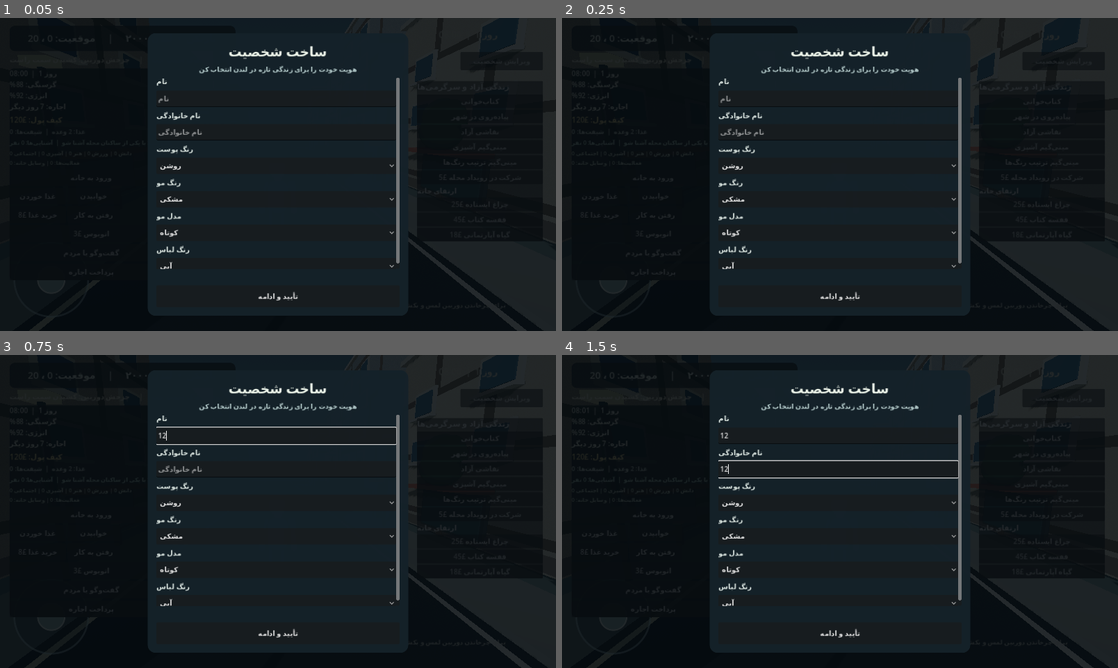
Above: before the commit, frames 1-4 (two rows, left to right).
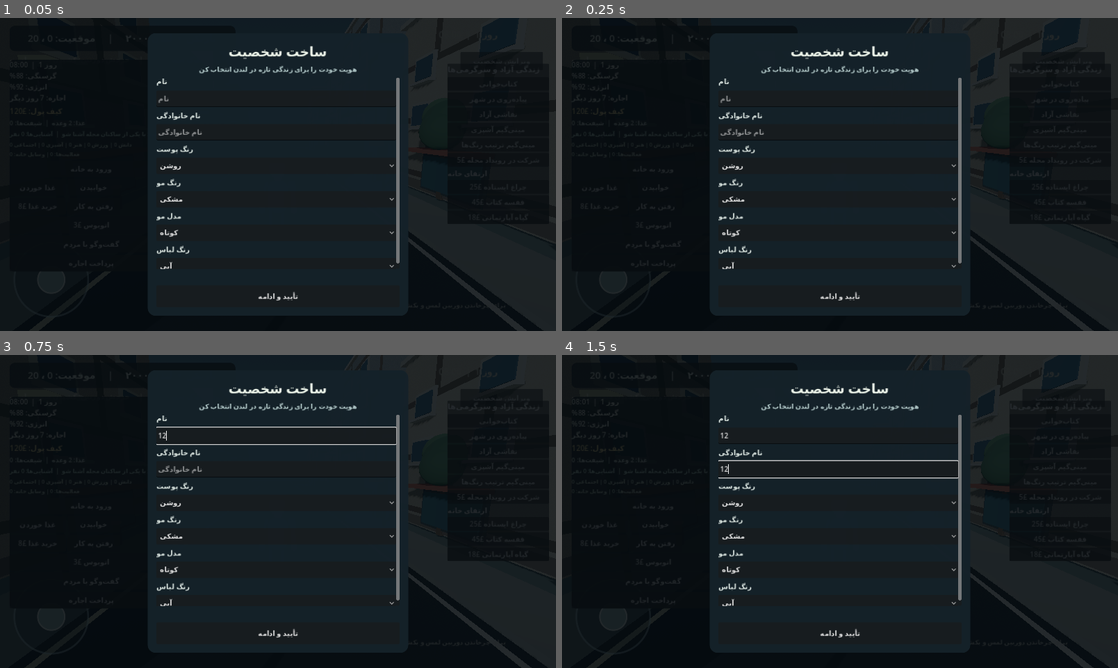
Above: after the commit, the same moments.

Repository: matin8888rb-lab/MY-TOMORROW1
Game: Godot game, scene res://scenes/main.tscn
Two runs of this game, one before a commit and one after it. Both use one fixed random seed, a clock stepped at 60 frames per second and the inputs below.
Inputs (mouse positions are in pixels of both pictures, inside the frame that each line leads up to):
- Up to frame 1 (0.05 s): no input
- Up to frame 2 (0.25 s): no input
- Up to frame 3 (0.75 s): click (278, 436) at 0.52 s; type "12" at 0.6 s
- Up to frame 4 (1.5 s): click (840, 470) at 0.75 s; type "12" at 0.83 s; click "ویرایش شخصیت" at 1.25 s

The runs differ from the first frame. In frame 1, less than 0.1% of the frame differs, in the area x 2-91%, y 16-84%; in frame 2, less than 0.1%; in frame 3, less than 0.1%; in frame 4, less than 0.1%.

Commit message:
Reposition mobile HUD panels to avoid joystick overlap and adapt to screen edges

Diff:
--- a/scripts/life_hud.gd
+++ b/scripts/life_hud.gd
@@ -41,8 +41,8 @@
 
 func _build_ui() -> void:
 	var panel := PanelContainer.new()
-	panel.position = Vector2(22.0, 116.0)
-	panel.custom_minimum_size = Vector2(300.0, 132.0)
+	panel.position = Vector2(22.0, 96.0)
+	panel.custom_minimum_size = Vector2(260.0, 118.0)
 	var style := StyleBoxFlat.new()
 	style.bg_color = Color(0.035, 0.075, 0.09, 0.86)
 	style.set_corner_radius_all(10)
@@ -123,7 +123,11 @@
 	column.add_child(rent_button)
 
 	dialogue_panel = PanelContainer.new()
-	dialogue_panel.position = Vector2(360.0, 350.0)
+	dialogue_panel.set_anchors_preset(Control.PRESET_CENTER)
+	dialogue_panel.offset_left = -260.0
+	dialogue_panel.offset_top = -120.0
+	dialogue_panel.offset_right = 260.0
+	dialogue_panel.offset_bottom = 120.0
 	dialogue_panel.custom_minimum_size = Vector2(560.0, 240.0)
 	dialogue_panel.visible = false
 	add_child(dialogue_panel)
@@ -145,8 +149,12 @@
 
 
 	var activity_panel := PanelContainer.new()
-	activity_panel.position = Vector2(960.0, 145.0)
-	activity_panel.custom_minimum_size = Vector2(290.0, 360.0)
+	activity_panel.set_anchors_preset(Control.PRESET_TOP_RIGHT)
+	activity_panel.offset_left = -250.0
+	activity_panel.offset_top = 105.0
+	activity_panel.offset_right = -16.0
+	activity_panel.offset_bottom = 465.0
+	activity_panel.custom_minimum_size = Vector2(234.0, 340.0)
 	var activity_column := VBoxContainer.new()
 	activity_panel.add_child(activity_column)
 	var activity_title := Label.new()
@@ -177,7 +185,11 @@
 	add_child(activity_panel)
 
 	minigame_panel = PanelContainer.new()
-	minigame_panel.position = Vector2(420.0, 170.0)
+	minigame_panel.set_anchors_preset(Control.PRESET_CENTER)
+	minigame_panel.offset_left = -210.0
+	minigame_panel.offset_top = -130.0
+	minigame_panel.offset_right = 210.0
+	minigame_panel.offset_bottom = 130.0
 	minigame_panel.custom_minimum_size = Vector2(420.0, 260.0)
 	minigame_panel.visible = false
 	add_child(minigame_panel)
@@ -207,7 +219,11 @@
 	mini_column.add_child(close_mini)
 
 	message_label = Label.new()
-	message_label.position = Vector2(22.0, 258.0)
+	message_label.set_anchors_preset(Control.PRESET_BOTTOM_WIDE)
+	message_label.offset_left = 250.0
+	message_label.offset_top = -92.0
+	message_label.offset_right = -250.0
+	message_label.offset_bottom = -52.0
 	message_label.add_theme_font_size_override("font_size", 15)
 	message_label.add_theme_color_override("font_color", Color(0.98, 0.88, 0.62))
 	add_child(message_label)
